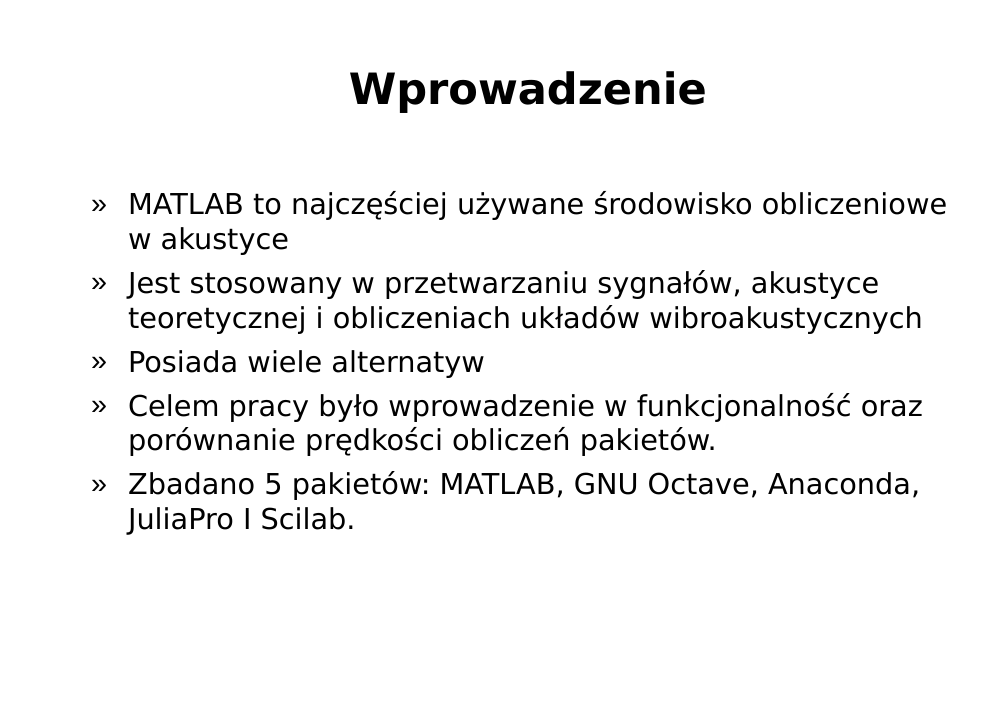
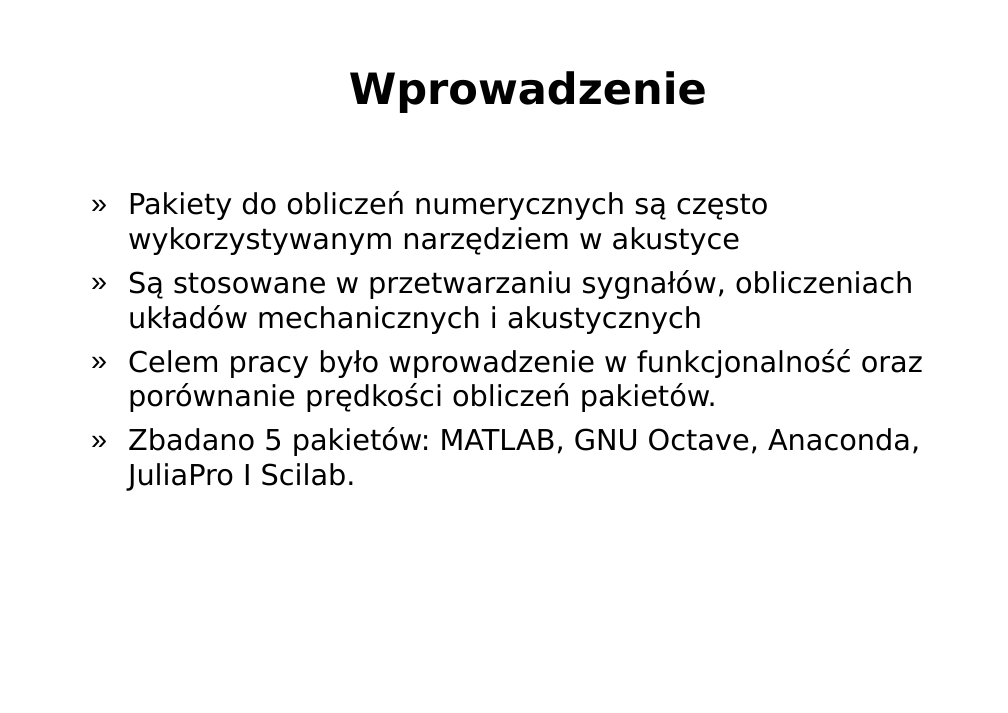
Before and after one commit to Ashymad/praca.inz, a slide deck: slide 2 of prez/prezentacja.odp. Drawn at 1008x713 pixels with LibreOffice and Linux fonts; fonts in the diff are those of the drawing; background and template pictures are left out. Boxes give left, top, right and bottom in pixels: in the first picture for what was removed or moved away, otherwise in the second. Text is boxed around its words. In the diff, an @@ line names an element or a change of style, - is before the commit and + after.

```diff
--- a/prez/prezentacja.odp
+++ b/prez/prezentacja.odp
@@ text at (128, 191, 913, 333): text changed @@
-» MATLAB to najczęściej używane środowisko obliczeniowe w akustyce
-» Jest stosowany w przetwarzaniu sygnałów, akustyce teoretycznej i obliczeniach układów wibroakustycznych
-» Posiada wiele alternatyw
+» Pakiety do obliczeń numerycznych są często wykorzystywanym narzędziem w akustyce
+» Są stosowane w przetwarzaniu sygnałów, obliczeniach układów mechanicznych i akustycznych
```
Also in this commit, not shown: 9 other slides changed, 3 slides added, 1 slide removed, 5 other files.
